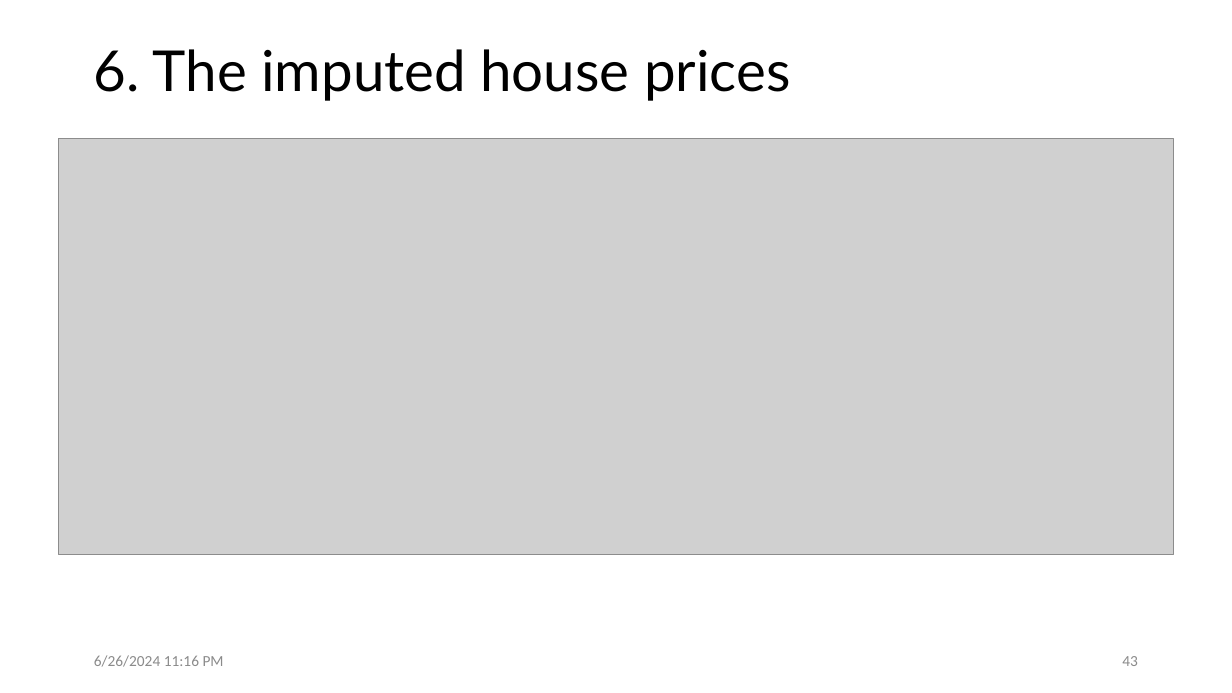
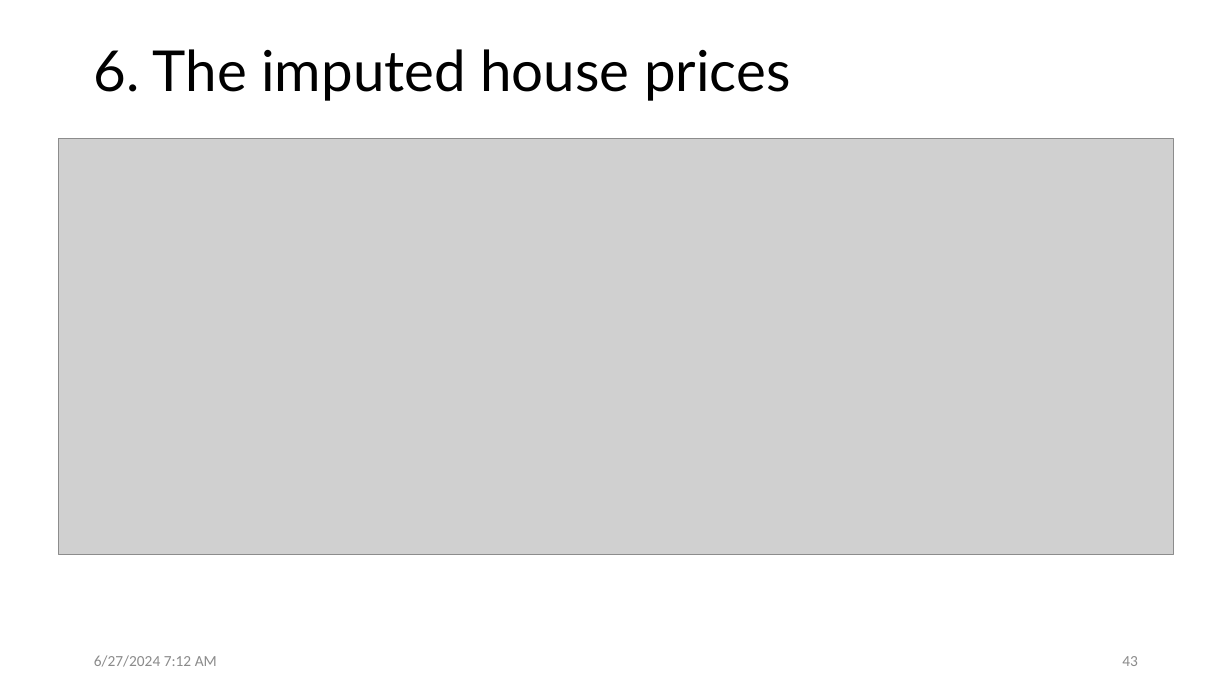
Before and after one commit to tempgita/training, a slide deck: slide 43 of Owner-occupied dwelling and imputed rent/presentation.pptx. Drawn at 1232x693 pixels with LibreOffice and Linux fonts; fonts in the diff are those of the drawing; grey boxes stand for pictures. Boxes give left, top, right and bottom in pixels: in the first picture for what was removed or moved away, otherwise in the second. Text is boxed around its words. In the diff, an @@ line names an element or a change of style, - is before the commit and + after.

```diff
--- a/Owner-occupied dwelling and imputed rent/presentation.pptx
+++ b/Owner-occupied dwelling and imputed rent/presentation.pptx
@@ text at [94,655,217,667]: text changed @@
-6/26/2024 11:16 PM
+6/27/2024 7:12 AM
```
Also in this commit, not shown: 42 other slides changed, 5 slides added, 2 other files.
